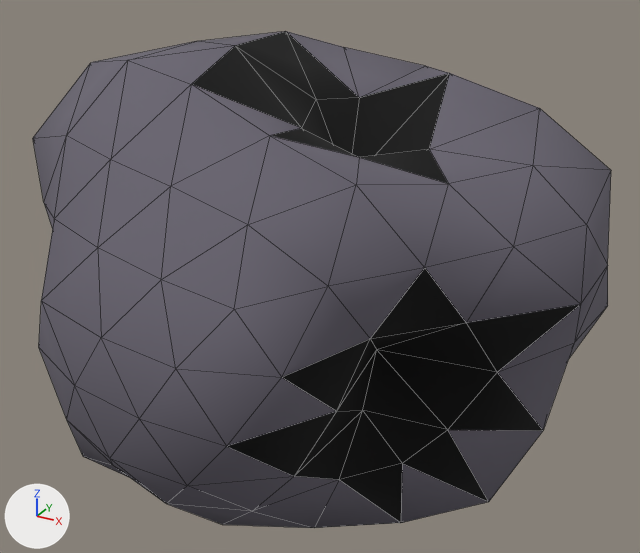
The glTF model assets/asteroids/asteroid_sml_17.glb: old version first, new version second.
Both versions are drawn from a camera (50 mm lens) standing at (1.141, -2.052, 1.062) and looking at (0.014, -0.003, 0.037). Lighting does not change. The marker at lower left points along +X, +Y and +Z. The picture after the commit comes second. Mesh edges are drawn as thin lines. Vertices at exactly the same position are counted once.

In view in the first picture: 'asteroid_sml_17'.
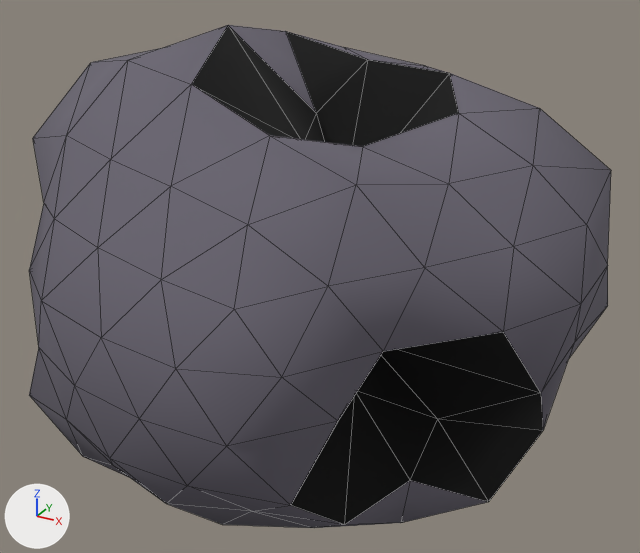
Changed parts and their boxes [x1, y1, x2, y2] in the pictures (640 x 553 px; the box of a moved part takes in the faces that stretch with it):
'asteroid_sml_17', reshaped: before [33, 31, 611, 528]; after [29, 25, 611, 528]
part 1 of me_icosphere, moved or reshaped (mostly hidden before): before [44, 204, 54, 229]; after [29, 204, 83, 456]
part 2 of me_icosphere, moved or reshaped: [188, 247, 581, 528] in both
part 3 of me_icosphere, moved or reshaped: before [128, 31, 540, 185]; after [128, 25, 540, 185]
part 4 of me_icosphere, recoloured: [193, 85, 543, 501] in both
part 5 of me_icosphere, recoloured: [227, 31, 581, 523] in both

Patch to the scene script:
```diff
--- a/assets/asteroids/asteroid_sml_17.glb.py
+++ b/assets/asteroids/asteroid_sml_17.glb.py
@@ me_icosphere @@
-me_icosphere.from_pydata(...)  # 162 vertices, 320 faces; spans x -0.81..0.78, y -0.8..0.79, z -0.6..0.69
-me_icosphere.vertices[50].co = (-0.57, -0.33, 0.15)
-me_icosphere.vertices[51].co = (-0.61, -0.11, -0.14)
-me_icosphere.vertices[54].co = (-0.46, -0.5, 0.14)
-me_icosphere.vertices[58].co = (-0.65, 0.11, -0.14)
-me_icosphere.vertices[59].co = (-0.58, 0.21, 0.0)
-me_icosphere.vertices[75].co = (-0.61, 0.25, 0.33)
-me_icosphere.vertices[91].co = (-0.25, 0.2, 0.45)
-me_icosphere.vertices[92].co = (-0.38, 0.31, 0.36)
-me_icosphere.vertices[103].co = (-0.43, 0.12, 0.41)
-me_icosphere.vertices[119].co = (-0.75, -0.14, 0.19)
-me_icosphere.vertices[128].co = (-0.47, 0.39, 0.0)
-me_icosphere.vertices[130].co = (-0.45, 0.25, -0.12)
-me_icosphere.vertices[131].co = (-0.47, -0.54, -0.17)
-me_icosphere.vertices[156].co = (-0.53, -0.19, 0.0)
-me_icosphere.vertices[159].co = (-0.47, -0.38, 0.0)
-me_icosphere.vertices[160].co = (-0.52, -0.29, -0.15)
-me_icosphere.vertices[1].co = (0.44, -0.36, -0.24)  # pixel (402, 463)
-me_icosphere.vertices[13].co = (-0.04, -0.15, -0.42)
-me_icosphere.vertices[14].co = (0.24, -0.19, -0.4)
-me_icosphere.vertices[16].co = (0.32, -0.47, -0.26)  # pixel (339, 479)
-me_icosphere.vertices[40].co = (0.62, -0.22, 0.0)  # pixel (497, 372)
-me_icosphere.vertices[41].co = (0.53, -0.31, -0.14)  # pixel (447, 429)
-me_icosphere.vertices[48].co = (0.36, -0.56, 0.0)  # pixel (336, 411)
-me_icosphere.vertices[123].co = (0.39, -0.45, 0.14)  # pixel (370, 338)
-me_icosphere.vertices[124].co = (0.56, -0.31, 0.15)  # pixel (466, 322)
-me_icosphere.vertices[134].co = (0.29, -0.63, -0.15)  # pixel (294, 476)
-me_icosphere.vertices[150].co = (0.07, -0.26, -0.39)
-me_icosphere.vertices[153].co = (0.05, -0.04, -0.18)
-me_icosphere.vertices[155].co = (0.34, -0.38, -0.11)  # pixel (362, 410)
-me_icosphere.vertices[158].co = (0.32, -0.26, 0.0)  # pixel (376, 349)
+me_icosphere.from_pydata(...)  # 162 vertices, 320 faces; spans x -0.81..0.78, y -0.8..0.79, z -0.6..0.74
+# me_icosphere part 1
+me_icosphere.vertices[50].co = (-0.58, -0.33, 0.15)
+me_icosphere.vertices[51].co = (-0.74, -0.13, -0.17)
+me_icosphere.vertices[54].co = (-0.53, -0.57, 0.16)  # pixel (29, 270)
+me_icosphere.vertices[58].co = (-0.72, 0.12, -0.16)
+me_icosphere.vertices[59].co = (-0.56, 0.2, 0.0)
+me_icosphere.vertices[75].co = (-0.67, 0.27, 0.36)
+me_icosphere.vertices[91].co = (-0.23, 0.18, 0.4)
+me_icosphere.vertices[92].co = (-0.38, 0.31, 0.35)
+me_icosphere.vertices[103].co = (-0.4, 0.11, 0.38)
+me_icosphere.vertices[119].co = (-0.81, -0.15, 0.21)
+me_icosphere.vertices[128].co = (-0.53, 0.44, 0.0)
+me_icosphere.vertices[130].co = (-0.41, 0.23, -0.11)
+me_icosphere.vertices[131].co = (-0.54, -0.62, -0.19)  # pixel (29, 395)
+me_icosphere.vertices[156].co = (-0.46, -0.16, 0.0)
+me_icosphere.vertices[159].co = (-0.42, -0.33, 0.0)
+me_icosphere.vertices[160].co = (-0.47, -0.26, -0.13)
+# me_icosphere part 2
+me_icosphere.vertices[1].co = (0.48, -0.39, -0.26)  # pixel (410, 480)
+me_icosphere.vertices[13].co = (-0.05, -0.18, -0.52)
+me_icosphere.vertices[14].co = (0.29, -0.24, -0.5)
+me_icosphere.vertices[16].co = (0.39, -0.56, -0.31)  # pixel (344, 524)
+me_icosphere.vertices[40].co = (0.74, -0.27, 0.0)  # pixel (540, 393)
+me_icosphere.vertices[41].co = (0.5, -0.29, -0.13)  # pixel (437, 419)
+me_icosphere.vertices[48].co = (0.38, -0.59, 0.0)  # pixel (338, 421)
+me_icosphere.vertices[123].co = (0.46, -0.53, 0.16)  # pixel (383, 351)
+me_icosphere.vertices[124].co = (0.66, -0.37, 0.18)  # pixel (503, 331)
+me_icosphere.vertices[134].co = (0.33, -0.71, -0.17)  # pixel (290, 505)
+me_icosphere.vertices[150].co = (0.09, -0.32, -0.49)
+me_icosphere.vertices[153].co = (0.03, -0.03, -0.12)
+me_icosphere.vertices[155].co = (0.29, -0.33, -0.09)
+me_icosphere.vertices[158].co = (0.28, -0.23, 0.0)
+# me_icosphere part 3: 7 of 162 vertices moved; they spanned x -0.16..0.33, y -0.18..0.17, z 0.32..0.69 and now span x -0.17..0.4, y -0.19..0.2, z 0.27..0.74; mean shift (0.01, 0.0, 0.02); largest move (0.33, 0.0, 0.45) -> (0.4, 0.0, 0.55)
+# me_icosphere part 4: 9 faces spanning x -0.79..0.72, y -0.43..0.58, z -0.35..0.69 switch from mat_rock_asteroid_sml_17 (grey #696471) to mat_crater_asteroid_sml_17 (black #000000)
+# me_icosphere part 5: 19 faces spanning x -0.81..0.77, y -0.79..0.52, z -0.58..0.74 switch from mat_crater_asteroid_sml_17 (black #000000) to mat_rock_asteroid_sml_17 (grey #696471)
+# other edits to the shape of me_icosphere do not show in these pictures
```
